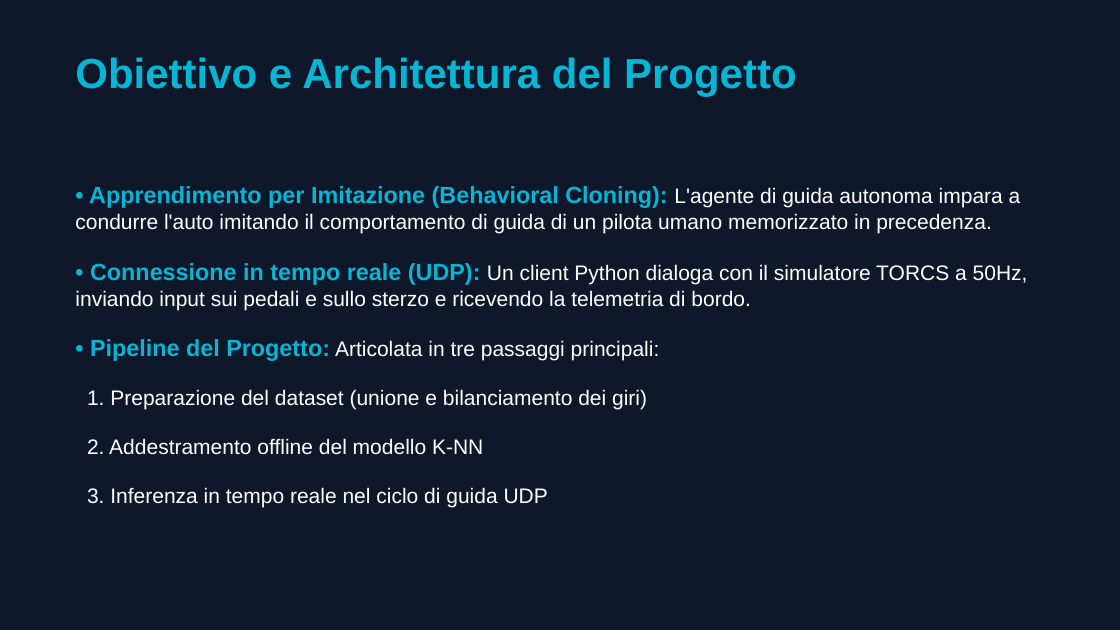
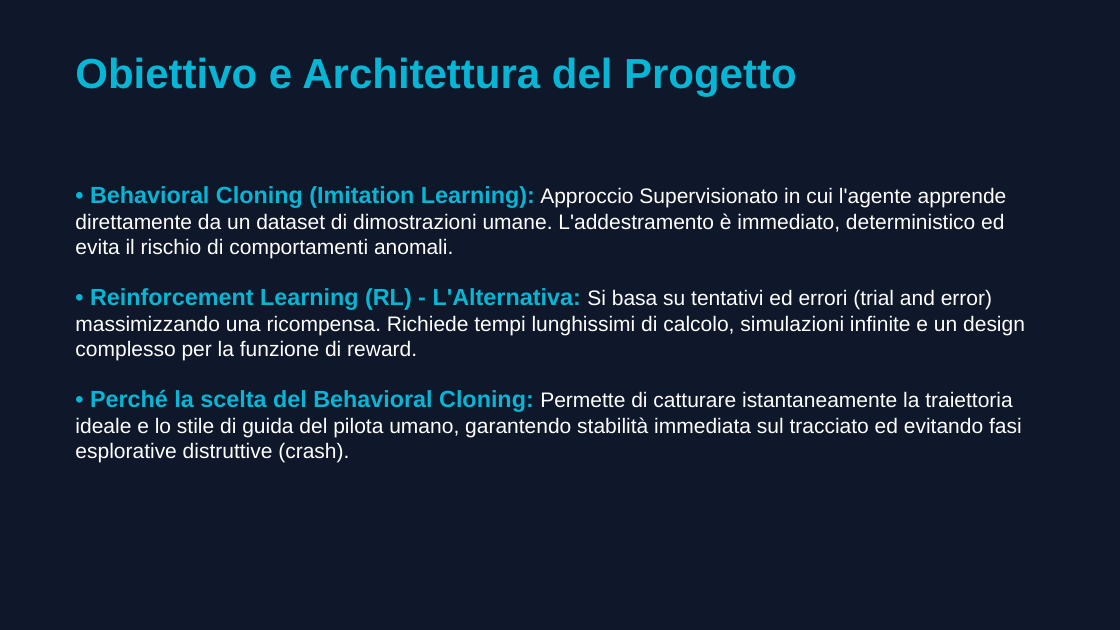
Before and after one commit to mcucciniello31/Progetto-Torcs-AI-Mario-Cucciniello, a slide deck: slide 2 of documents/presentazione_progetto.pptx. Drawn at 1120x630 pixels with LibreOffice and Linux fonts; fonts in the diff are those of the drawing. Boxes give left, top, right and bottom in pixels: in the first picture for what was removed or moved away, otherwise in the second. Text is boxed around its words. In the diff, an @@ line names an element or a change of style, - is before the commit and + after.

Commit message:
Aggiornata Slide 2 inserendo la comparazione tra Behavioral Cloning e Reinforcement Learning

```diff
--- a/documents/presentazione_progetto.pptx
+++ b/documents/presentazione_progetto.pptx
@@ text at [75,186,1025,462]: text changed @@
-• Apprendimento per Imitazione (Behavioral Cloning): L'agente di guida autonoma impara a condurre l'auto imitando il comportamento di guida di un pilota umano memorizzato in precedenza.
-• Connessione in tempo reale (UDP): Un client Python dialoga con il simulatore TORCS a 50Hz, inviando input sui pedali e sullo sterzo e ricevendo la telemetria di bordo.
-• Pipeline del Progetto: Articolata in tre passaggi principali:
-1. Preparazione del dataset (unione e bilanciamento dei giri)
-2. Addestramento offline del modello K-NN
-3. Inferenza in tempo reale nel ciclo di guida UDP
+• Behavioral Cloning (Imitation Learning): Approccio Supervisionato in cui l'agente apprende direttamente da un dataset di dimostrazioni umane. L'addestramento è immediato, deterministico ed evita il rischio di comportamenti anomali.
+• Reinforcement Learning (RL) - L'Alternativa: Si basa su tentativi ed errori (trial and error) massimizzando una ricompensa. Richiede tempi lunghissimi di calcolo, simulazioni infinite e un design complesso per la funzione di reward.
+• Perché la scelta del Behavioral Cloning: Permette di catturare istantaneamente la traiettoria ideale e lo stile di guida del pilota umano, garantendo stabilità immediata sul tracciato ed evitando fasi esplorative distruttive (crash).
```
